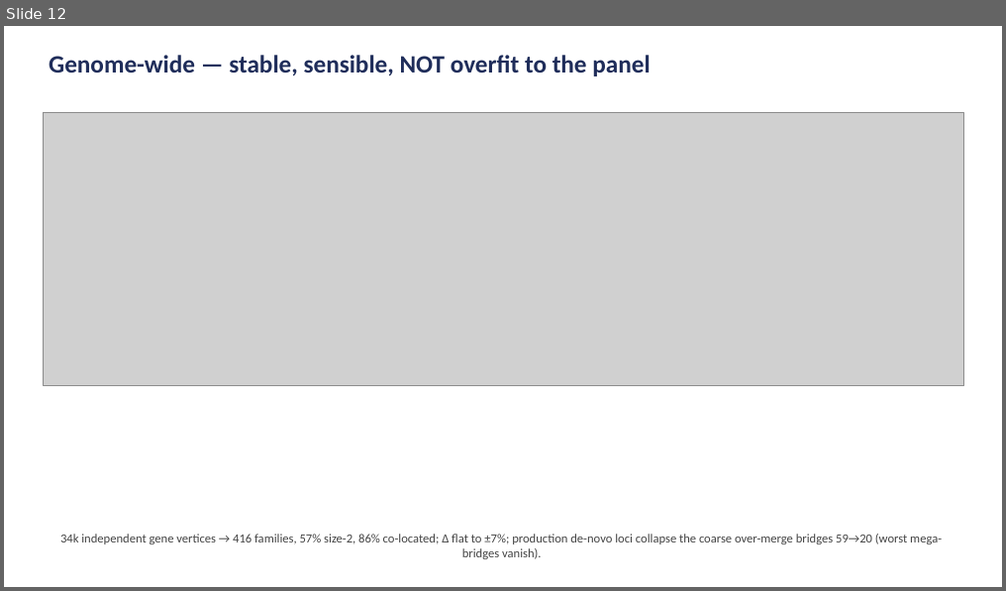
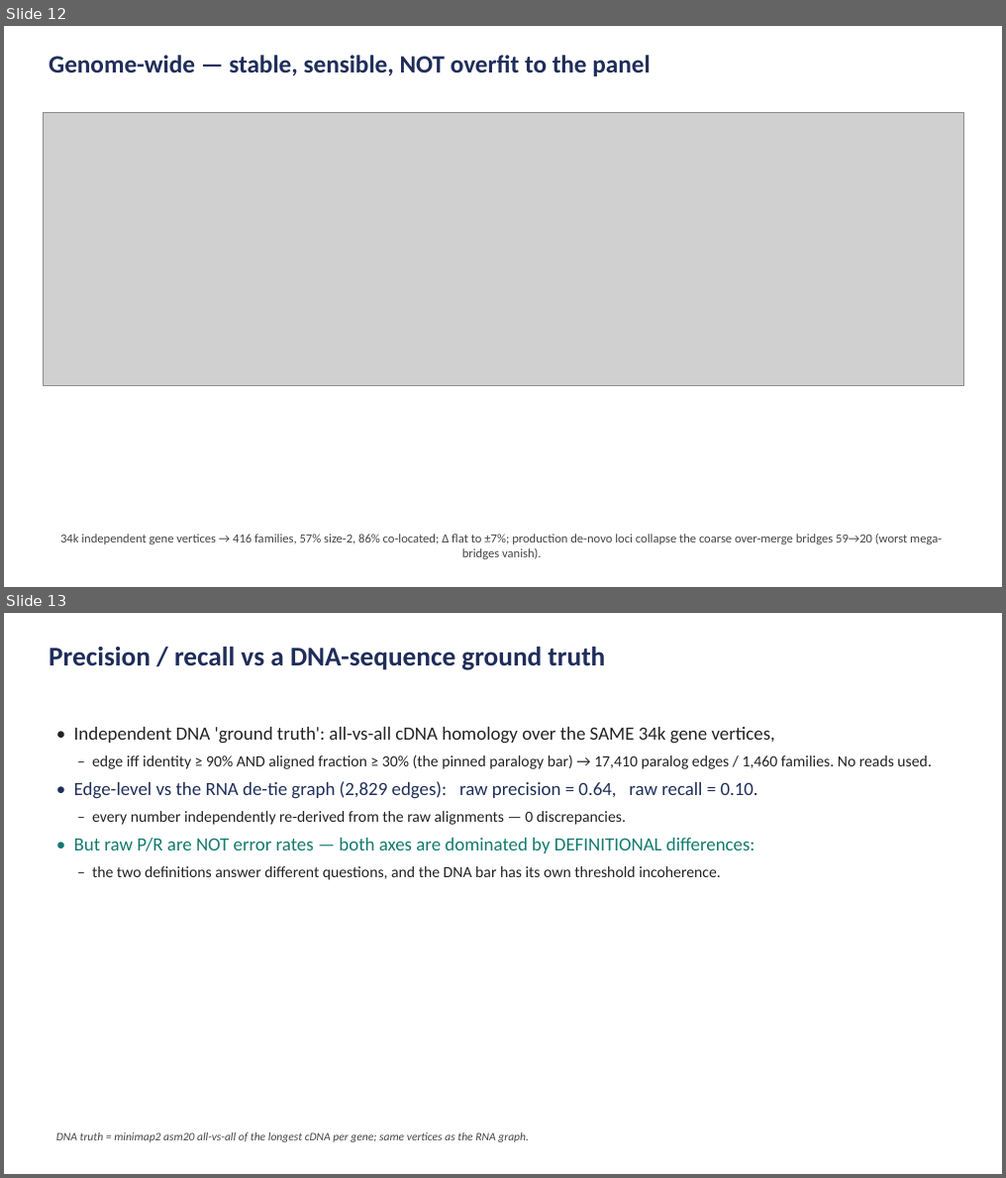
Before and after one commit to juanfraitu1/Rustle, a slide deck: bench/family_definition_slides.pptx. Shown one above the other, each under a label of ours: slide 12 before the commit, slides 12 and 13 after it. The pictures are 1006x591 and 1006x1178 pixels, drawn with LibreOffice and Linux fonts; fonts in the diff are those of the drawing; grey boxes stand for pictures. Boxes give left, top, right and bottom in pixels: in the first picture for what was removed or moved away, otherwise in the second. Text is boxed around its words. In the diff, an @@ line names an element or a change of style, - is before the commit and + after.

```diff
--- a/bench/family_definition_slides.pptx
+++ b/bench/family_definition_slides.pptx
@@ slide 13 added at box(4, 613, 1002, 1174), background #FFFFFF @@
@@ text added at box(49, 647, 605, 670), 26 pt, text #1F2D5A, bold @@
+Precision / recall vs a DNA-sequence ground truth
@@ text added at box(74, 727, 932, 880), 15 pt, text #222222 @@
+• Independent DNA 'ground truth': all-vs-all cDNA homology over the SAME 34k gene vertices,
+– edge iff identity ≥ 90% AND aligned fraction ≥ 30% (the pinned paralogy bar) → 17,410 paralog edges / 1,460 families. No reads used.
+• Edge-level vs the RNA de-tie graph (2,829 edges): raw precision = 0.64, raw recall = 0.10.
+– every number independently re-derived from the raw alignments — 0 discrepancies.
+• But raw P/R are NOT error rates — both axes are dominated by DEFINITIONAL differences:
+– the two definitions answer different questions, and the DNA bar has its own threshold incoherence.
@@ text added at box(56, 1133, 529, 1143), 11 pt, text #444444, italic @@
+DNA truth = minimap2 asm20 all-vs-all of the longest cDNA per gene; same vertices as the RNA graph.
```
Also in this commit, not shown: 3 other slides added, 8 other files.
